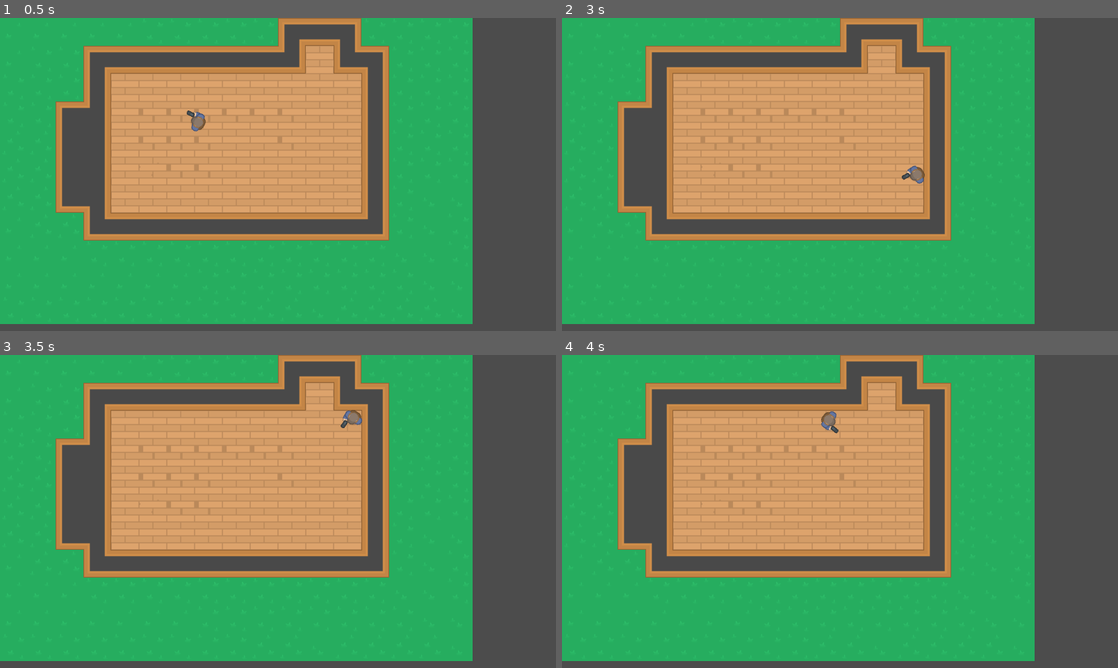
Above: before the commit, frames 1-4 (two rows, left to right).
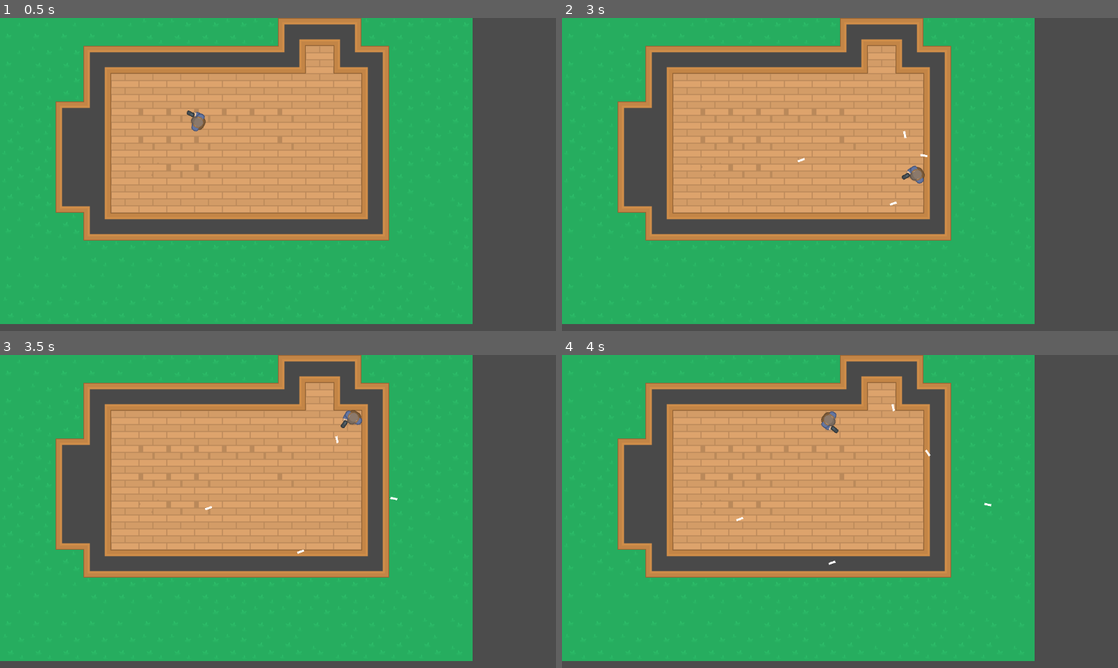
Above: after the commit, the same moments.

Repository: Talamander/game-course
Game: Godot game, scene res://World/World.tscn
The game is run twice, just before and just after one commit, with the same random seed, the same clock (stepped at 60 frames per second) and the same inputs.
Inputs (mouse positions are in pixels of both pictures, inside the frame that each line leads up to):
- Up to frame 1 (0.5 s): no input
- Up to frame 2 (3 s): tap Enter at 0.5 s; move the mouse to (962, 158) at 0.52 s; hold Right (ui_right) 0.53-1.28 s; click (962, 158) at 0.6 s; move the mouse to (728, 190) at 1.27 s; hold Down (ui_down) 1.28-2.03 s; click (728, 190) at 1.35 s; move the mouse to (895, 105) at 2.02 s; hold Right (ui_right) 2.03-2.78 s; click (895, 105) at 2.1 s; tap Space at 2.75 s; move the mouse to (812, 237) at 2.77 s; hold Up (ui_up) from 2.78 s (still down); click (812, 237) at 2.85 s
- Up to frame 3 (3.5 s): keep holding Up (ui_up)
- Up to frame 4 (4 s): move the mouse to (1006, 558) at 3.52 s; release Up (ui_up) at 3.53 s; hold Left (ui_left) from 3.53 s (still down); click (1006, 558) at 3.6 s

Frame 1 is identical in both runs. In frame 2, less than 0.1% of the frame differs, in the area x 42-66%, y 36-60%; in frame 3, less than 0.1%; in frame 4, less than 0.1%, in the area x 31-78%, y 15-68%.

Commit message:
005 - Shooting Bullets

Diff:
--- a/Player/Player.gd
+++ b/Player/Player.gd
@@ -1,9 +1,15 @@
 extends KinematicBody2D
 
+const PlayerBullet = preload("res://Projectiles/PlayerBullet.tscn")
+
+onready var muzzle = $Muzzle
+
+export(int) var acceleration = 3000
+export(int) var speed = 500
+export(int) var bullet_speed = 1200
+
+
 var motion = Vector2.ZERO
-var acceleration = 3000
-var speed = 500
-
 
 
 func _physics_process(delta):
@@ -16,7 +22,12 @@
 
 	look_rotation()
 
+	if Input.is_action_just_pressed("fire"):
+		fire_bullet()
+
 	motion = move_and_slide(motion)
+
+
 
 
 func get_input_vector():
@@ -37,8 +48,13 @@
 	motion += acceleration
 	motion = motion.clamped(speed)
 
-
 func look_rotation():
 
 	var look_vector = get_global_mouse_position() - global_position
 	global_rotation = atan2(look_vector.y, look_vector.x)
+
+
+func fire_bullet():
+	var bullet = Global.instance_scene_on_main(PlayerBullet, muzzle.global_position)
+	bullet.velocity = Vector2.RIGHT.rotated(self.rotation) * bullet_speed
+	bullet.set_rotation(global_rotation)
--- a/Player/Player.tscn
+++ b/Player/Player.tscn
@@ -10,6 +10,7 @@
 collision_layer = 2
 collision_mask = 5
 script = ExtResource( 2 )
+bullet_speed = 150
 
 [node name="Sprite" type="Sprite" parent="."]
 texture = ExtResource( 1 )
@@ -19,3 +20,6 @@
 shape = SubResource( 1 )
 
 [node name="AnimationPlayer" type="AnimationPlayer" parent="."]
+
+[node name="Muzzle" type="Position2D" parent="."]
+position = Vector2( 30, 9 )
--- /dev/null
+++ b/Projectiles/Bullet.gd
@@ -0,0 +1,6 @@
+extends Node2D
+
+var velocity = Vector2.ZERO
+
+func _physics_process(delta):
+	position += velocity * delta
--- /dev/null
+++ b/Projectiles/Bullet.tscn
@@ -0,0 +1,11 @@
+[gd_scene load_steps=2 format=2]
+
+[ext_resource path="res://Projectiles/Bullet.gd" type="Script" id=2]
+
+[node name="Bullet" type="Node2D"]
+script = ExtResource( 2 )
+
+[node name="Sprite" type="Sprite" parent="."]
+
+[node name="VisibilityNotifier2D" type="VisibilityNotifier2D" parent="."]
+visible = false
--- /dev/null
+++ b/Projectiles/PlayerBullet.gd
@@ -0,0 +1 @@
+extends "res://Projectiles/Bullet.gd"
--- /dev/null
+++ b/Projectiles/PlayerBullet.tscn
@@ -0,0 +1,12 @@
+[gd_scene load_steps=4 format=2]
+
+[ext_resource path="res://Projectiles/Bullet.tscn" type="PackedScene" id=1]
+[ext_resource path="res://Projectiles/Square.png" type="Texture" id=2]
+[ext_resource path="res://Projectiles/PlayerBullet.gd" type="Script" id=3]
+
+[node name="PlayerBullet" instance=ExtResource( 1 )]
+script = ExtResource( 3 )
+
+[node name="Sprite" parent="." index="0"]
+scale = Vector2( 1, 0.299 )
+texture = ExtResource( 2 )
--- /dev/null
+++ b/Singletons/Global.gd
@@ -0,0 +1,8 @@
+extends Node
+
+func instance_scene_on_main(scene, position):
+	var main = get_tree().current_scene
+	var instance = scene.instance()
+	main.add_child(instance)
+	instance.global_position = position
+	return instance
--- a/project.godot
+++ b/project.godot
@@ -18,6 +18,10 @@
 config/name="Course"
 run/main_scene="res://World/World.tscn"
 config/icon="res://icon.png"
+
+[autoload]
+
+Global="*res://Singletons/Global.gd"
 
 [display]
 
@@ -54,6 +58,11 @@
 , Object(InputEventKey,"resource_local_to_scene":false,"resource_name":"","device":0,"alt":false,"shift":false,"control":false,"meta":false,"command":false,"pressed":false,"scancode":83,"unicode":0,"echo":false,"script":null)
  ]
 }
+fire={
+"deadzone": 0.5,
+"events": [ Object(InputEventMouseButton,"resource_local_to_scene":false,"resource_name":"","device":0,"alt":false,"shift":false,"control":false,"meta":false,"command":false,"button_mask":0,"position":Vector2( 0, 0 ),"global_position":Vector2( 0, 0 ),"factor":1.0,"button_index":1,"pressed":false,"doubleclick":false,"script":null)
+ ]
+}
 
 [layer_names]
 
Binary file added: Projectiles/Square.png
Not shown, added: Projectiles/Square.png.import
